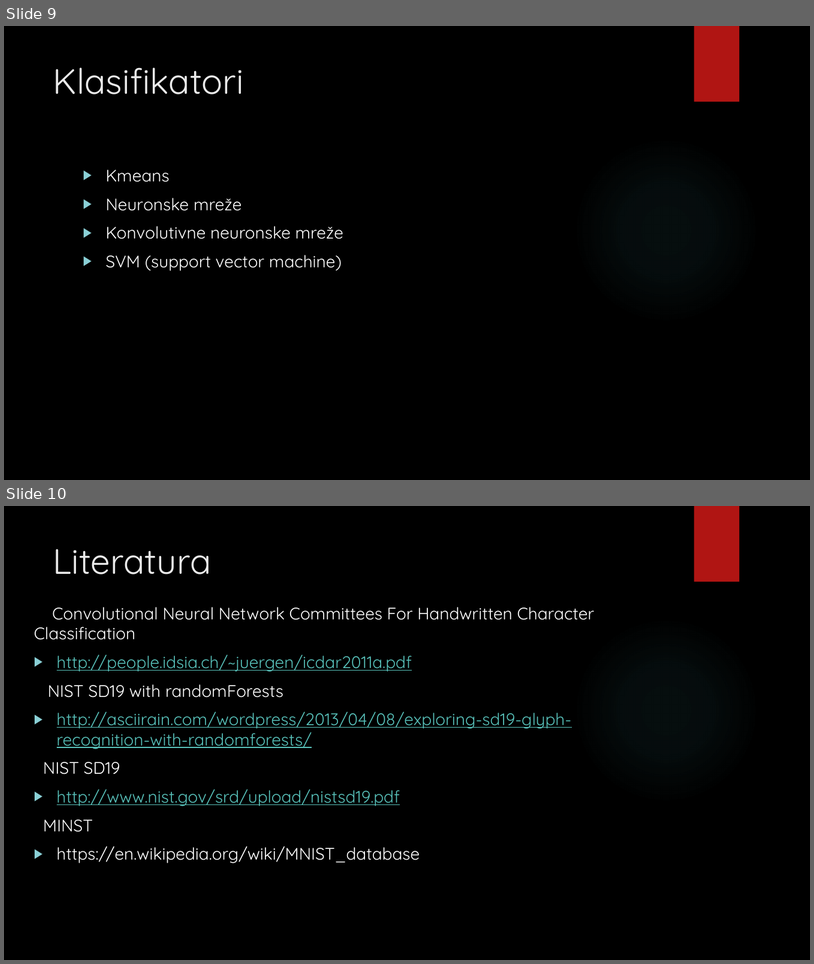
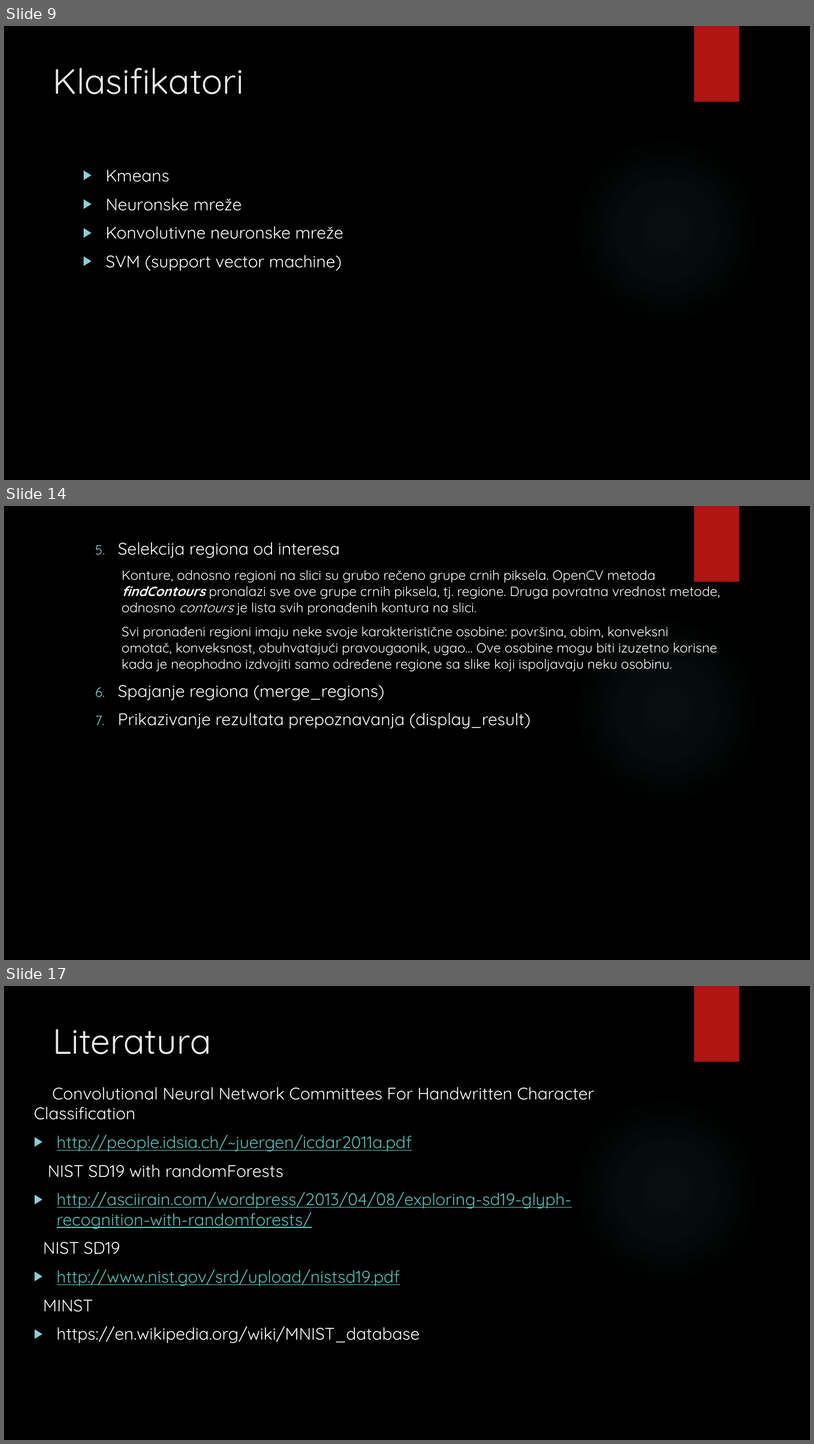
Before and after one commit to davor193/Photo-Calculator, a slide deck: photo_calculator.pptx. Shown one above the other, each under a label of ours: slides 9 and 10 before the commit, slides 9, 14 and 17 after it; the slides between them are not shown. The pictures are 814x964 and 814x1444 pixels, drawn with LibreOffice and Linux fonts; fonts in the diff are those of the drawing; background and template pictures are left out. Boxes give left, top, right and bottom in pixels: in the first picture for what was removed or moved away, otherwise in the second. Text is boxed around its words. In the diff, an @@ line names an element or a change of style, - is before the commit and + after.

```diff
--- a/photo_calculator.pptx
+++ b/photo_calculator.pptx
@@ slide 14 added at (4, 506, 810, 960), background picture (left out); not listed: 2 template elements that a slide beside it also shows @@
@@ text added at (118, 542, 720, 729), 16 pt, text #FFFFFF @@
+  5. Selekcija regiona od interesa
+    Konture, odnosno regioni na slici su grubo rečeno grupe crnih piksela. OpenCV metoda findContours pronalazi sve ove grupe crnih piksela, tj. regione. Druga povratna vrednost metode, odnosno contours je lista svih pronađenih kontura na slici.
+    Svi pronađeni regioni imaju neke svoje karakteristične osobine: površina, obim, konveksni omotač, konveksnost, obuhvatajući pravougaonik, ugao... Ove osobine mogu biti izuzetno korisne kada je neophodno izdvojiti samo određene regione sa slike koji ispoljavaju neku osobinu.
+  6. Spajanje regiona (merge_regions)
+  7. Prikazivanje rezultata prepoznavanja (display_result)
@@ what was slide 10 is now slide 17 @@
```
Also in this commit, not shown: 6 other slides added.
